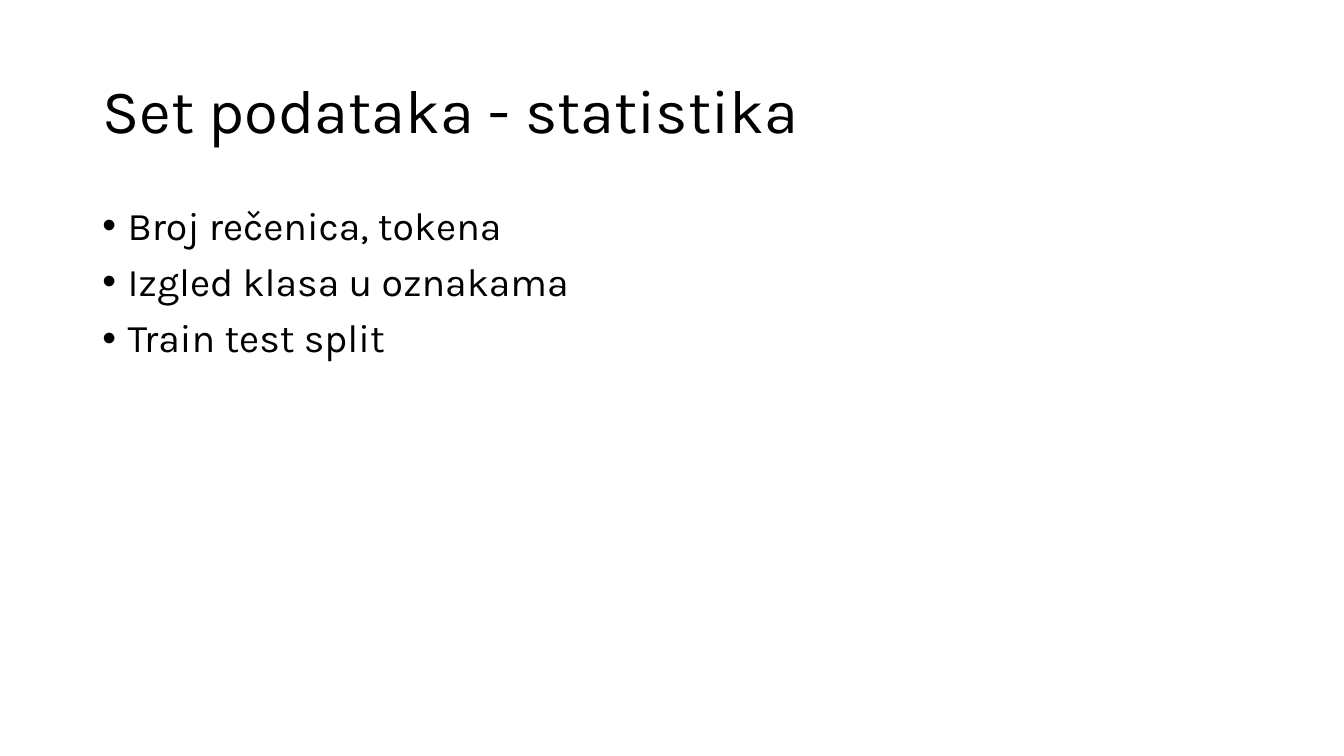
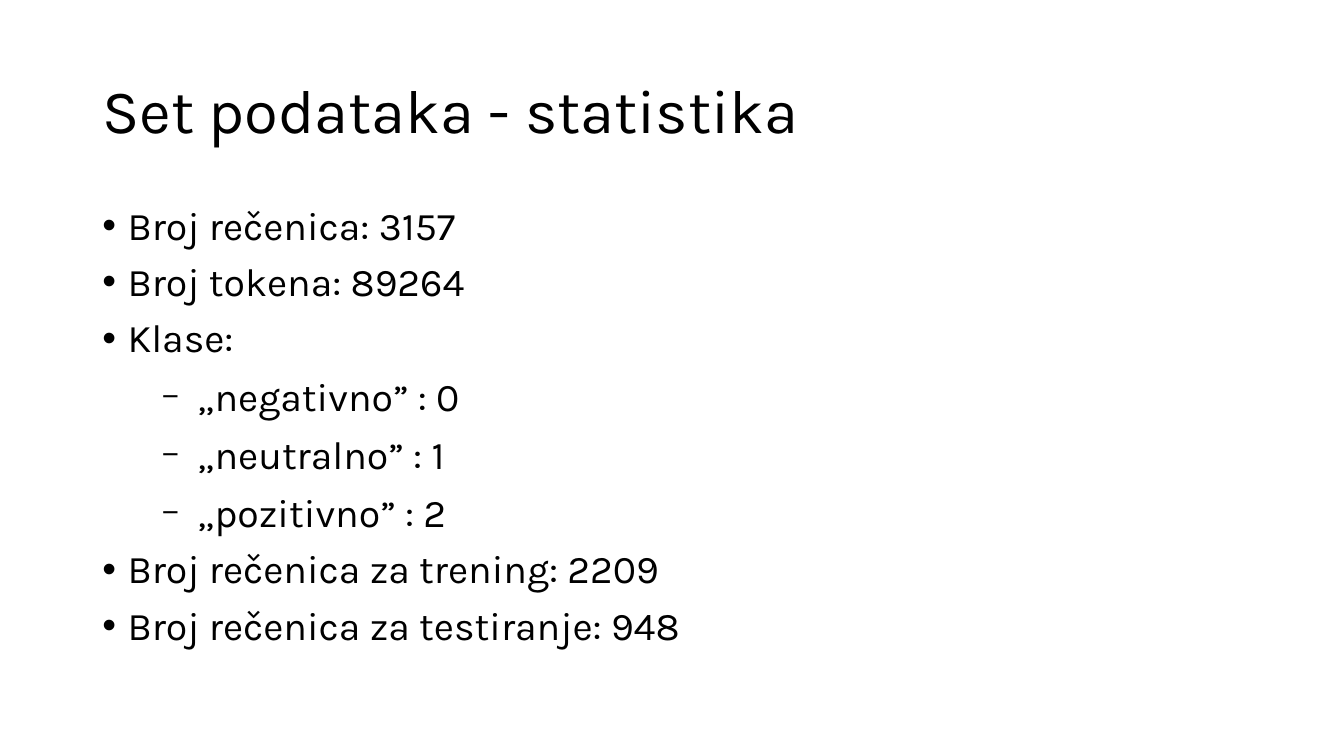
Before and after one commit to Sentimentalci/opjprojekt, a slide deck: slide 6 of SENTIMENTalci.pptx. Drawn at 1344x756 pixels with LibreOffice and Linux fonts; fonts in the diff are those of the drawing. Boxes give left, top, right and bottom in pixels: in the first picture for what was removed or moved away, otherwise in the second. Text is boxed around its words. In the diff, an @@ line names an element or a change of style, - is before the commit and + after.

```diff
--- a/SENTIMENTalci.pptx
+++ b/SENTIMENTalci.pptx
@@ text at (x1=128, y1=211, x2=680, y2=650): text changed @@
-• Broj rečenica, tokena
-• Izgled klasa u oznakama
-• Train test split
+• Broj rečenica: 3157
+• Broj tokena: 89264
+• Klase:
+  − „negativno” : 0
+  − „neutralno” : 1
+  − „pozitivno” : 2
+• Broj rečenica za trening: 2209
+• Broj rečenica za testiranje: 948
```
Also in this commit, not shown: 4 other slides changed, 1 slide added, 3 other files.
